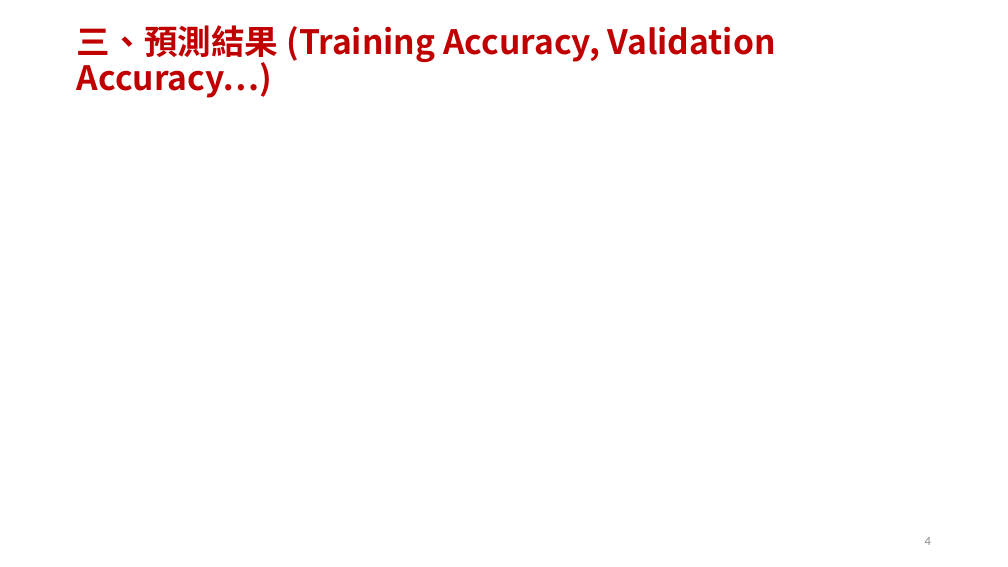
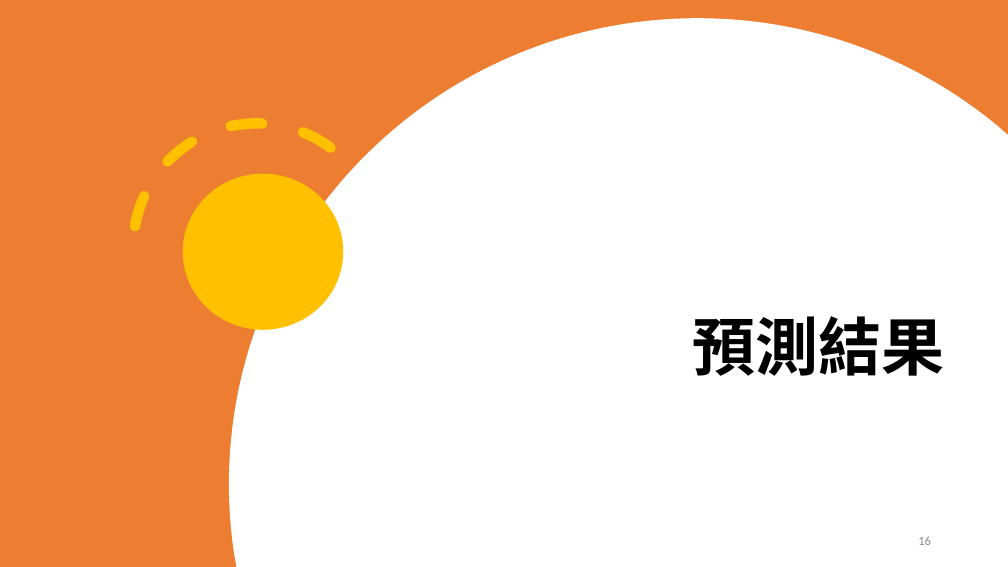
Before and after one commit to r05323028/imbd2020, a slide deck: slide 16 of results/109911_TestReport.pptx (slide 4 before the commit). Drawn at 1008x567 pixels with LibreOffice and Linux fonts; fonts in the diff are those of the drawing. Boxes give left, top, right and bottom in pixels: in the first picture for what was removed or moved away, otherwise in the second. Text is boxed around its words. In the diff, an @@ line names an element or a change of style, - is before the commit and + after.

Commit message:
add ppt

```diff
--- a/results/109911_TestReport.pptx
+++ b/results/109911_TestReport.pptx
@@ rectangle added at (x1=0, y1=0, x2=1008, y2=567), fill #ED7D31 @@
@@ freeform shape added at (x1=229, y1=18, x2=1008, y2=567), fill #FFFFFF @@
@@ arc (boxed as its full ellipse) added at (x1=83, y1=73, x2=431, y2=421), outline #FFC000 10 pt dashed @@
@@ ellipse added at (x1=183, y1=174, x2=343, y2=330), fill #FFC000 @@
@@ title "預測結果" at (x1=692, y1=316, x2=944, y2=376): vertical alignment middle to bottom @@
@@ title at (x1=692, y1=316, x2=944, y2=376): text changed; size 32 to 60 pt; font Noto Sans CJK SC to Calibri; text colour #C00000 to #000000 @@
-三、預測結果 (Training Accuracy, Validation Accuracy…)
+預測結果
@@ page number at (x1=918, y1=536, x2=931, y2=545): text changed @@
-4
+16
```
Also in this commit, not shown: 2 other slides changed, 14 slides added, 1 slide removed, 3 other files.
